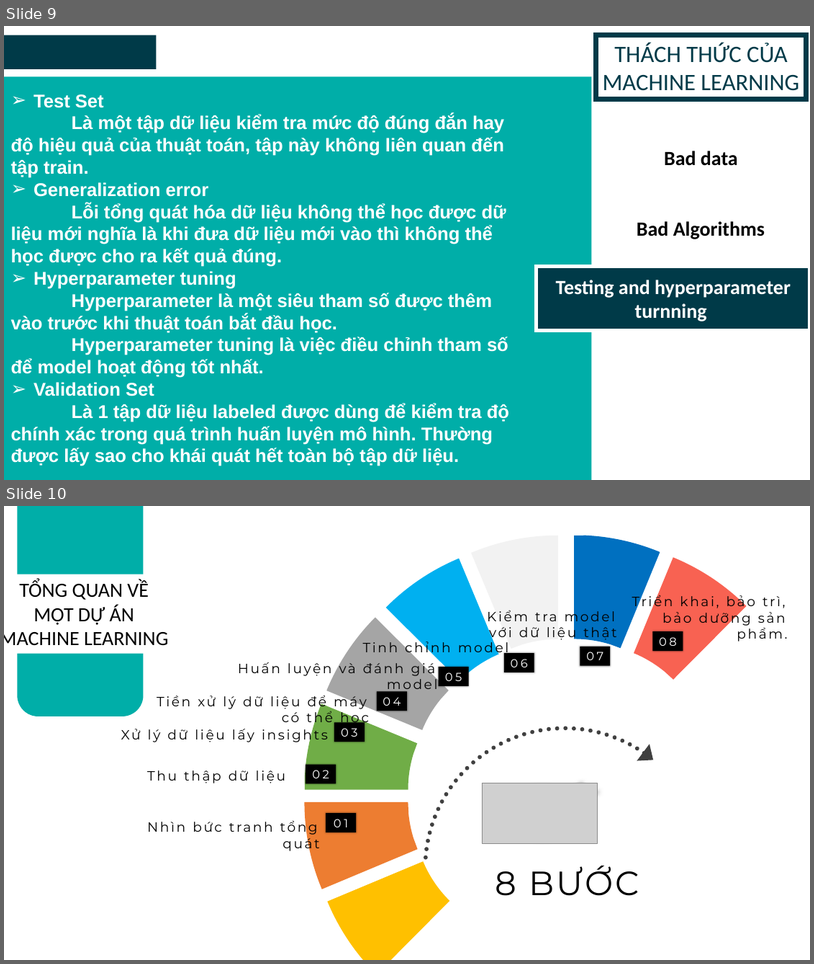
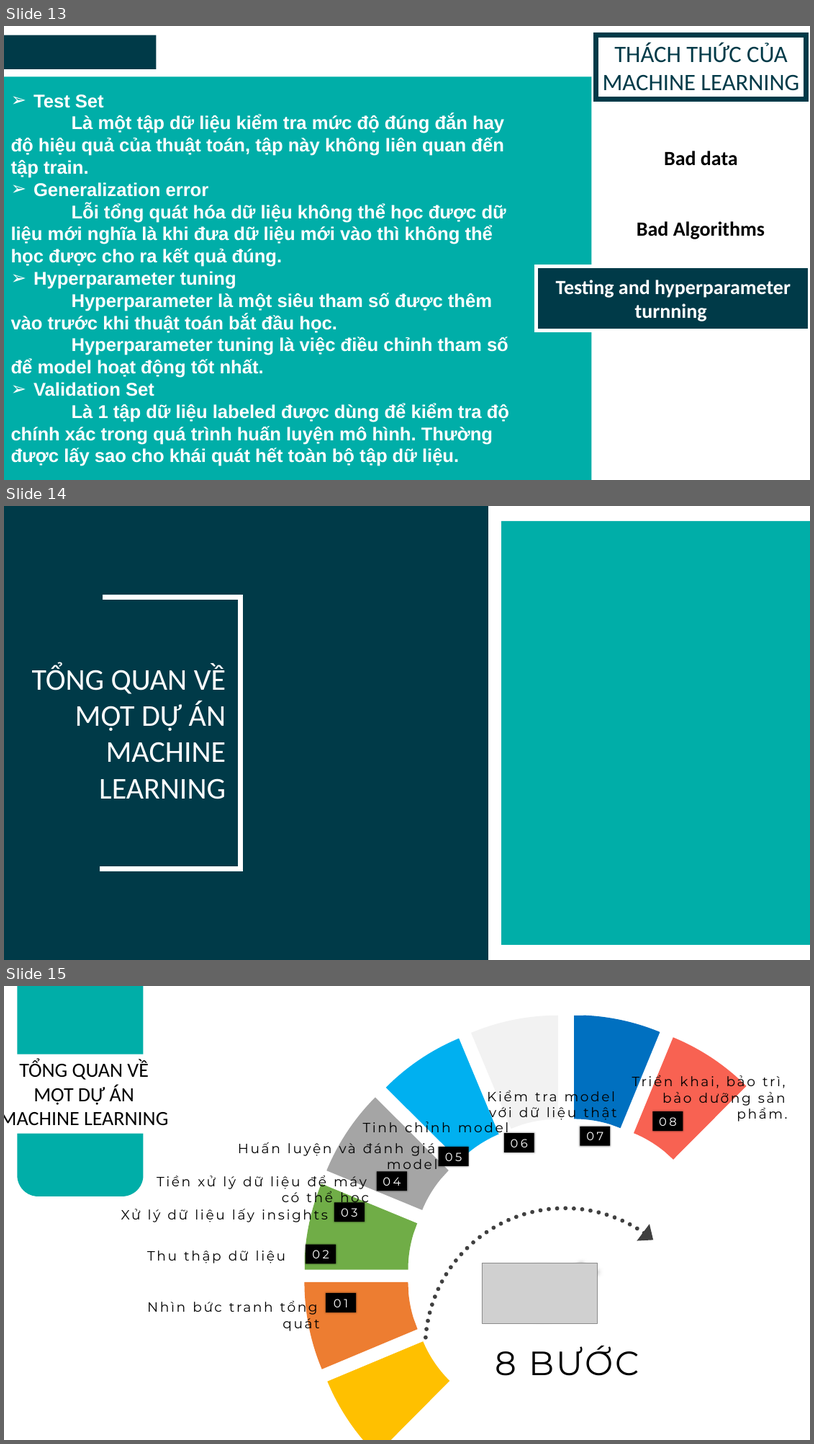
Before and after one commit to leecuongv/RealtimeMaskDetection, a slide deck: Nhom3_BaoCaoCuoiKy.pptx. Shown one above the other, each under a label of ours: slides 9 and 10 before the commit, slides 13, 14 and 15 after it. The pictures are 814x964 and 814x1444 pixels, drawn with LibreOffice and Linux fonts; fonts in the diff are those of the drawing; grey boxes stand for pictures. Boxes give left, top, right and bottom in pixels: in the first picture for what was removed or moved away, otherwise in the second. Text is boxed around its words. In the diff, an @@ line names an element or a change of style, - is before the commit and + after.

```diff
--- a/Nhom3_BaoCaoCuoiKy.pptx
+++ b/Nhom3_BaoCaoCuoiKy.pptx
@@ slide 14 added at (4, 506, 810, 960), background #FFFFFF @@
@@ rectangle added at (4, 506, 489, 960), fill #003A48 @@
@@ rectangle added at (4, 521, 246, 938), fill #003A48 @@
@@ rectangle added at (502, 521, 810, 944), fill #00AEA8 @@
@@ freeform shape added at (100, 597, 241, 868), outline #FFFFFF 6 pt @@
@@ text added at (32, 664, 226, 799), 36 pt, text #FFFFFF @@
+TỔNG QUAN VỀ MỘT DỰ ÁN MACHINE LEARNING
@@ what was slide 9 is now slide 13 @@
@@ what was slide 10 is now slide 15 @@
```
Also in this commit, not shown: 3 slides changed, 13 other slides added, 2 other files.
